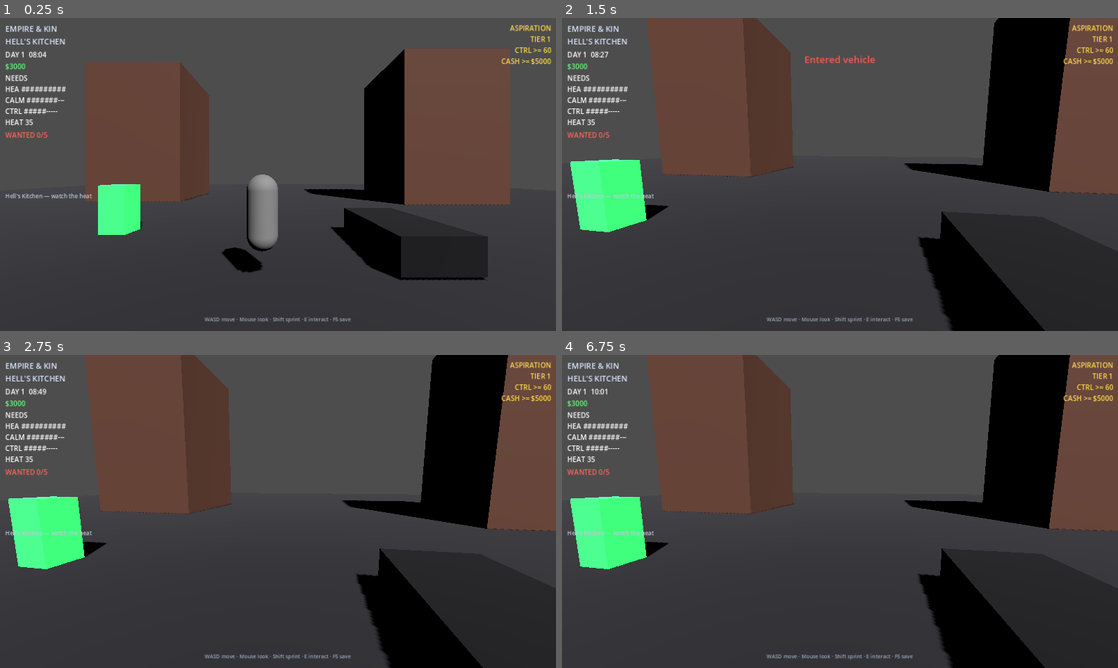
Above: before the commit, frames 1-4 (two rows, left to right).
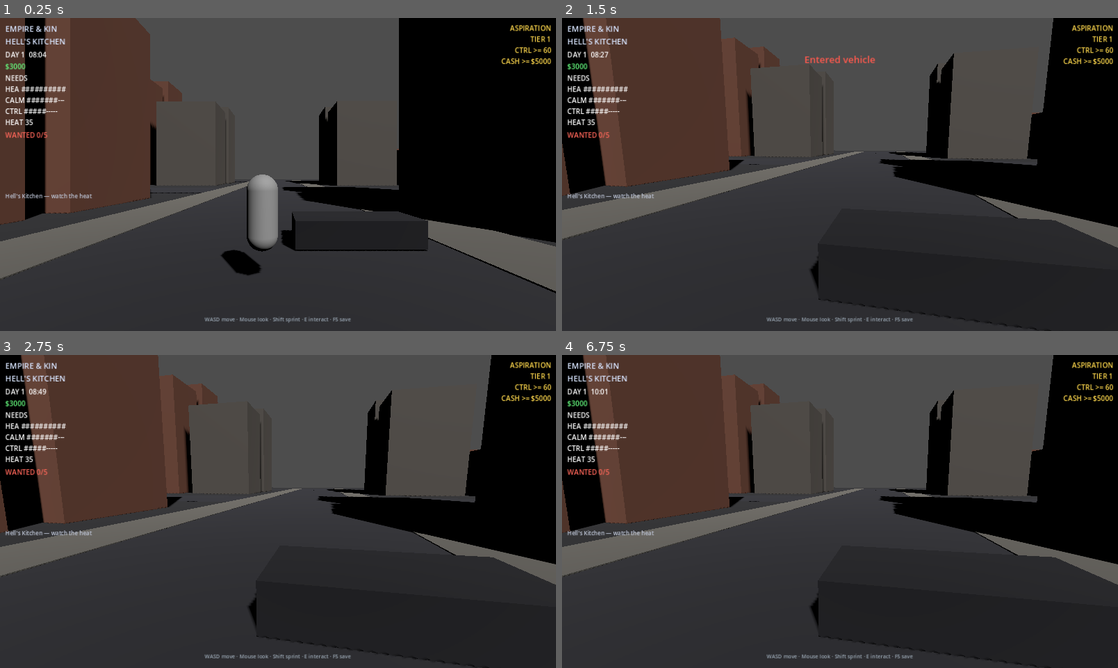
Above: after the commit, the same moments.

Repository: 5mil/empire-and-kin
Game: Godot game, scene res://scenes/main.tscn
The game is run twice, just before and just after one commit, with the same random seed, the same clock (stepped at 60 frames per second) and the same inputs.
Inputs (mouse positions are in pixels of both pictures, inside the frame that each line leads up to):
- Up to frame 1 (0.25 s): no input
- Up to frame 2 (1.5 s): tap Enter at 0.5 s; move the mouse to (867, 174) at 0.52 s; hold E (interact) 0.53-1.28 s; hold W (move_forward) from 0.53 s (still down); move the mouse to (812, 174) at 1.27 s; tap E (interact) at 1.35 s
- Up to frame 3 (2.75 s): keep holding W (move_forward); tap Space at 2 s; move the mouse to (289, 505) at 2.02 s; hold E (interact) from 2.03 s (still down)
- Up to frame 4 (6.75 s): move the mouse to (834, 517) at 2.77 s; release E (interact) at 2.78 s; tap E (interact) at 2.85, 4.35, 5.85 s; tap Enter at 3.5, 5 s; move the mouse to (878, 514) at 3.52 s; hold E (interact) 3.53-4.28 s; tap Space at 4.25, 5.75 s; move the mouse to (795, 508) at 4.27 s; move the mouse to (845, 511) at 5.02 s; hold E (interact) 5.03-5.78 s; move the mouse to (817, 505) at 5.77 s; release W (move_forward) at 5.78 s; hold D (move_right) 5.78-6.53 s; move the mouse to (867, 511) at 6.52 s; hold W (move_forward) from 6.53 s (still down); hold E (interact) from 6.53 s (still down)

The runs differ from the first frame. In frame 1, 42% of the frame differs, in the area x 0-100%, y 0-88%; in frame 2, 33%; in frame 3, 33%; in frame 4, 33%.

Commit message:
godot: main uses Hell's Kitchen street grid; drop random boxes

Diff:
--- a/godot/scenes/main.tscn
+++ b/godot/scenes/main.tscn
@@ -1,20 +1,21 @@
-[gd_scene load_steps=12 format=3]
+[gd_scene load_steps=11 format=3]
 
 [ext_resource type="Script" path="res://scripts/main.gd" id="1_main"]
 [ext_resource type="Script" path="res://scripts/player.gd" id="2_player"]
 [ext_resource type="Script" path="res://scripts/vehicle.gd" id="3_veh"]
 [ext_resource type="Script" path="res://scripts/job_marker.gd" id="4_job"]
 [ext_resource type="PackedScene" path="res://scenes/hud.tscn" id="5_hud"]
+[ext_resource type="Script" path="res://scripts/districts/hells_kitchen_block.gd" id="6_hk"]
 
 [sub_resource type="BoxMesh" id="BoxMesh_ground"]
-size = Vector3(80, 0.2, 80)
+size = Vector3(200, 0.15, 200)
 
-[sub_resource type="StandardMaterial3D" id="Mat_asphalt"]
-albedo_color = Color(0.18, 0.18, 0.2, 1)
-roughness = 0.92
+[sub_resource type="StandardMaterial3D" id="Mat_dirt"]
+albedo_color = Color(0.12, 0.12, 0.13, 1)
+roughness = 1.0
 
 [sub_resource type="BoxShape3D" id="BoxShape_ground"]
-size = Vector3(80, 0.2, 80)
+size = Vector3(200, 0.15, 200)
 
 [sub_resource type="CapsuleMesh" id="CapsuleMesh_player"]
 radius = 0.35
@@ -23,16 +24,6 @@
 [sub_resource type="CapsuleShape3D" id="CapsuleShape_player"]
 radius = 0.35
 height = 1.7
-
-[sub_resource type="BoxMesh" id="BoxMesh_bld"]
-size = Vector3(8, 12, 8)
-
-[sub_resource type="StandardMaterial3D" id="Mat_brick"]
-albedo_color = Color(0.45, 0.28, 0.22, 1)
-roughness = 0.85
-
-[sub_resource type="BoxShape3D" id="BoxShape_bld"]
-size = Vector3(8, 12, 8)
 
 [sub_resource type="BoxMesh" id="BoxMesh_car"]
 size = Vector3(1.9, 0.9, 4.2)
@@ -58,41 +49,24 @@
 script = ExtResource("1_main")
 
 [node name="Sun" type="DirectionalLight3D" parent="."]
-transform = Transform3D(0.866, -0.354, 0.354, 0, 0.707, 0.707, -0.5, -0.612, 0.612, 0, 20, 0)
+transform = Transform3D(0.866, -0.354, 0.354, 0, 0.707, 0.707, -0.5, -0.612, 0.612, 0, 40, 0)
 shadow_enabled = true
-light_energy = 1.15
+light_energy = 1.2
 
-[node name="Ground" type="StaticBody3D" parent="."]
+[node name="WorldFloor" type="StaticBody3D" parent="."]
 
-[node name="Mesh" type="MeshInstance3D" parent="Ground"]
+[node name="Mesh" type="MeshInstance3D" parent="WorldFloor"]
 mesh = SubResource("BoxMesh_ground")
-surface_material_override/0 = SubResource("Mat_asphalt")
+surface_material_override/0 = SubResource("Mat_dirt")
 
-[node name="Collision" type="CollisionShape3D" parent="Ground"]
+[node name="Collision" type="CollisionShape3D" parent="WorldFloor"]
 shape = SubResource("BoxShape_ground")
 
-[node name="BuildingA" type="StaticBody3D" parent="."]
-transform = Transform3D(1, 0, 0, 0, 1, 0, 0, 0, 1, -12, 6, -10)
-
-[node name="Mesh" type="MeshInstance3D" parent="BuildingA"]
-mesh = SubResource("BoxMesh_bld")
-surface_material_override/0 = SubResource("Mat_brick")
-
-[node name="Collision" type="CollisionShape3D" parent="BuildingA"]
-shape = SubResource("BoxShape_bld")
-
-[node name="BuildingB" type="StaticBody3D" parent="."]
-transform = Transform3D(1, 0, 0, 0, 1, 0, 0, 0, 1, 14, 6, -8)
-
-[node name="Mesh" type="MeshInstance3D" parent="BuildingB"]
-mesh = SubResource("BoxMesh_bld")
-surface_material_override/0 = SubResource("Mat_brick")
-
-[node name="Collision" type="CollisionShape3D" parent="BuildingB"]
-shape = SubResource("BoxShape_bld")
+[node name="HellsKitchen" type="Node3D" parent="."]
+script = ExtResource("6_hk")
 
 [node name="Player" type="CharacterBody3D" parent="."]
-transform = Transform3D(1, 0, 0, 0, 1, 0, 0, 0, 1, 0, 1.0, 8)
+transform = Transform3D(1, 0, 0, 0, 1, 0, 0, 0, 1, 0, 1.1, 8)
 collision_layer = 2
 collision_mask = 1
 script = ExtResource("2_player")
@@ -118,7 +92,7 @@
 fov = 70.0
 
 [node name="Sedan" type="RigidBody3D" parent="." groups=["vehicle"]]
-transform = Transform3D(1, 0, 0, 0, 1, 0, 0, 0, 1, 4, 0.6, 6)
+transform = Transform3D(0, 0, 1, 0, 1, 0, -1, 0, 0, 3, 0.6, 5)
 collision_layer = 4
 collision_mask = 1
 mass = 1200.0
@@ -138,7 +112,7 @@
 transform = Transform3D(1, 0, 0, 0, 1, 0, 0, 0, 1, -2.2, 0, 0)
 
 [node name="JobBootleg" type="Area3D" parent="."]
-transform = Transform3D(1, 0, 0, 0, 1, 0, 0, 0, 1, -6, 1, 4)
+transform = Transform3D(1, 0, 0, 0, 1, 0, 0, 0, 1, -8, 1, 12)
 collision_layer = 0
 collision_mask = 2
 monitoring = true
